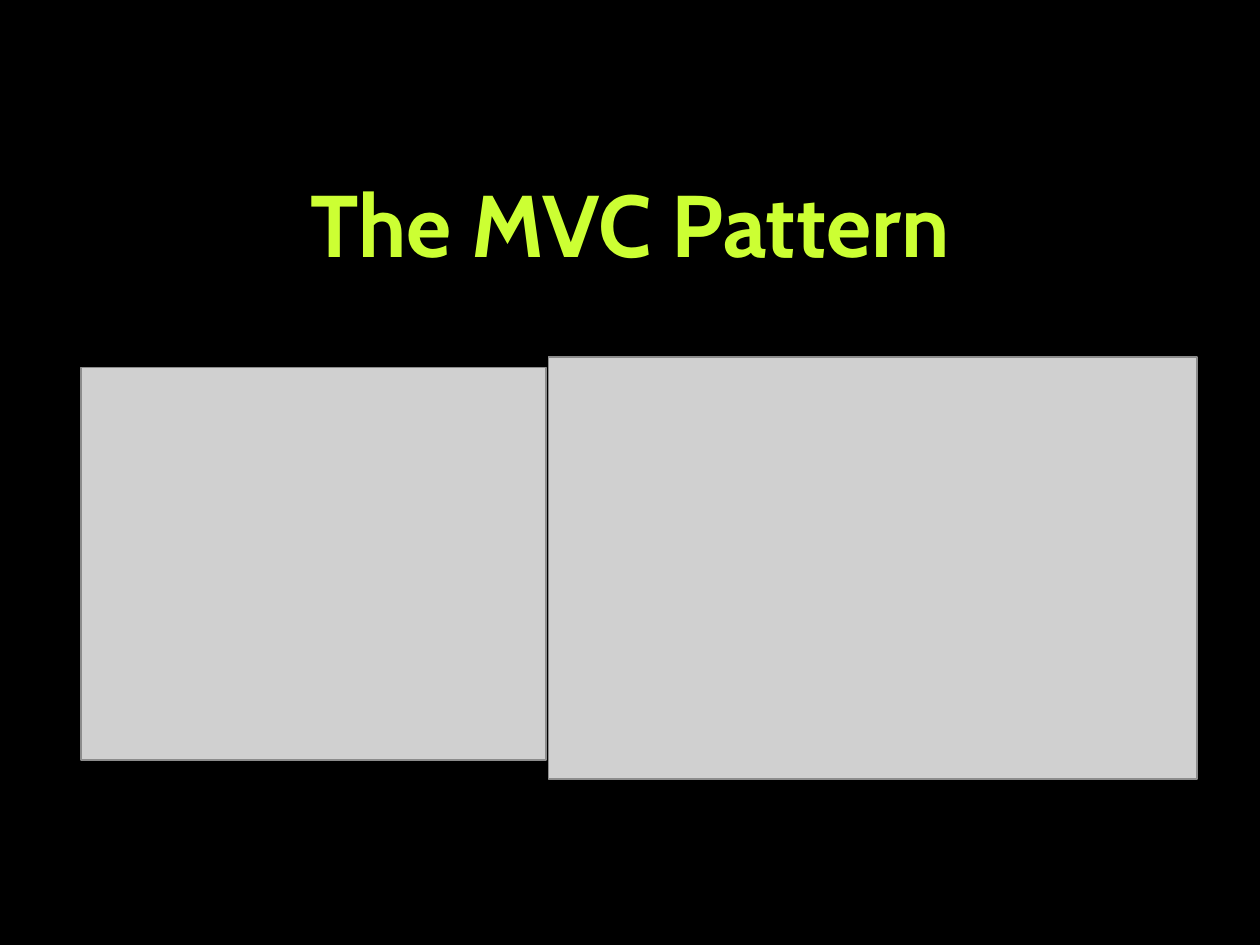
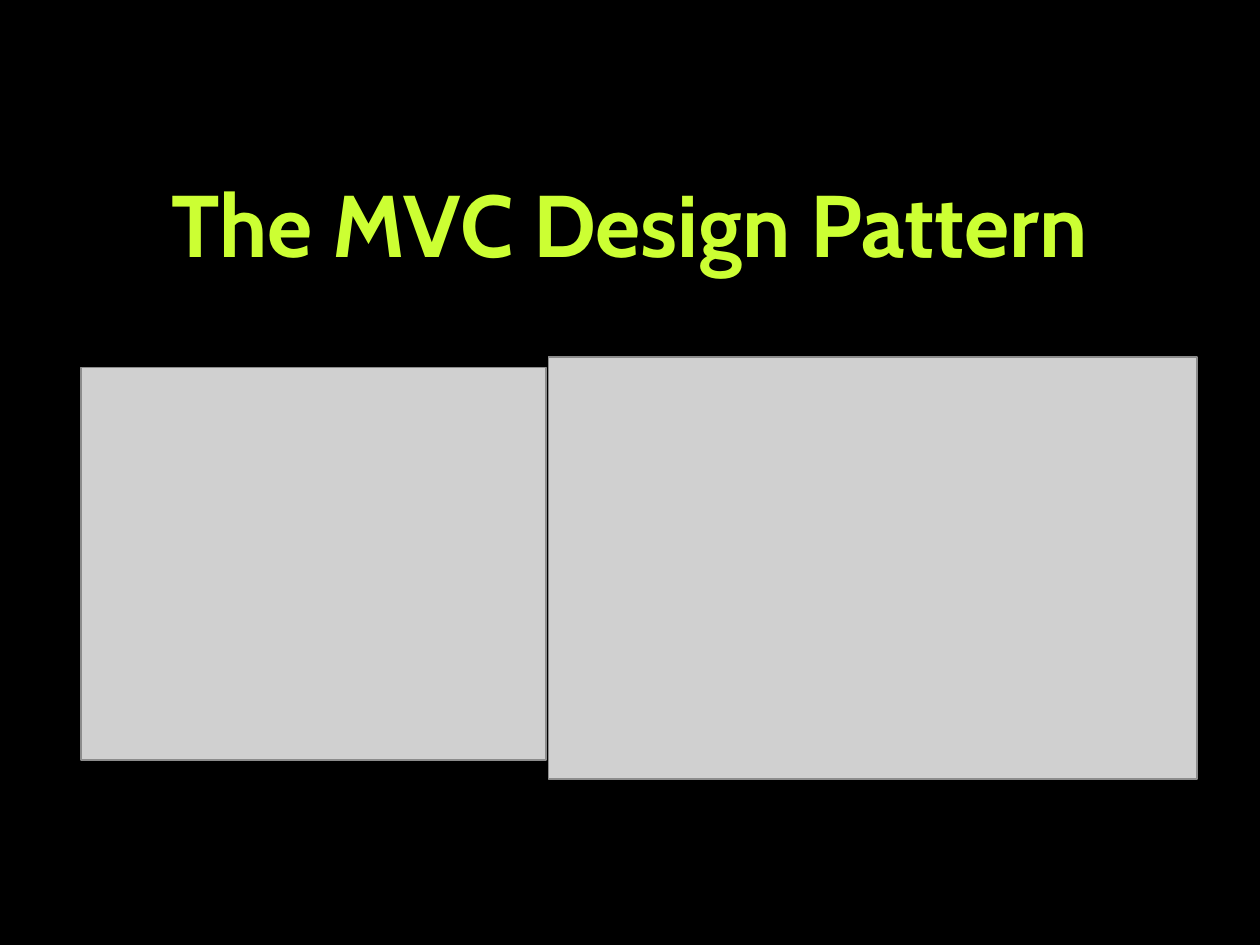
Before and after one commit to TelerikAcademy/ASP.NET-MVC, a slide deck: slide 10 of 01. Introduction-to-ASP.NET-MVC/Introduction to ASP.NET MVC.pptx. Drawn at 1260x945 pixels with LibreOffice and Linux fonts; fonts in the diff are those of the drawing; grey boxes stand for pictures; background and template pictures are left out. Boxes give left, top, right and bottom in pixels: in the first picture for what was removed or moved away, otherwise in the second. Text is boxed around its words. In the diff, an @@ line names an element or a change of style, - is before the commit and + after.

```diff
--- a/01. Introduction-to-ASP.NET-MVC/Introduction to ASP.NET MVC.pptx
+++ b/01. Introduction-to-ASP.NET-MVC/Introduction to ASP.NET MVC.pptx
@@ title at [171,191,1088,276]: text changed @@
-The MVC Pattern
+The MVC Design Pattern
```
Also in this commit, not shown: 18 other slides changed, 2 slides added, 3 slides removed.
